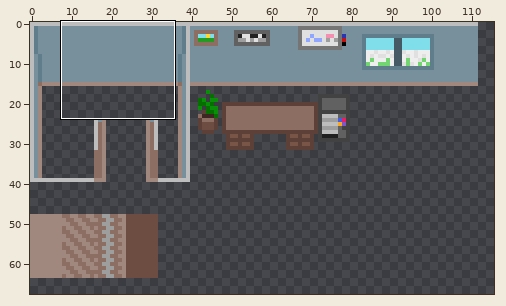
Pixel-art file: gui/agent-office/assets/sprites/tiles.aseprite. Above: a wide view before the commit, with the close-up outlined.
Close-up. As it was:
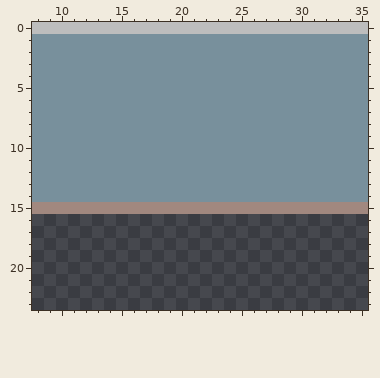
160x80 pixels, 1 frame. Shown: x 8..35, y 0..23. The wide view leaves out empty margins. The commit also changed other parts of the picture, which this record leaves out.
And afterwards:
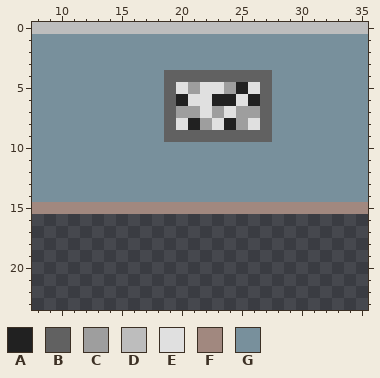
Palette (. is transparent): A #212121  B #616161  C #9e9e9e  D #bdbdbd  E #e0e0e0  F #a1887f  G #78909c
The exact change:
Changed rows in their new state; - is an unchanged pixel.
first column x 19:
 4 BBBBBBBBB
 5 BECEECAEB
 6 BAEEAAEAB
 7 BCCECECCB
 8 BEACEACEB
 9 BBBBBBBBB
Changed places in both close-ups, as pixel boxes (x1, y1, x2, y2):
changed: (164, 70, 272, 142)
